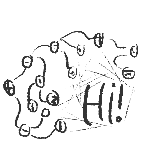
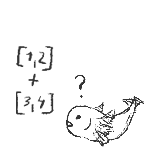
Comparing the layer stacks of the two 150x150 images. Changes:
added layer "Layer 35" above "Layer 33" over [16, 46, 144, 147]
hid "Layer 31" over [3, 31, 138, 139]
